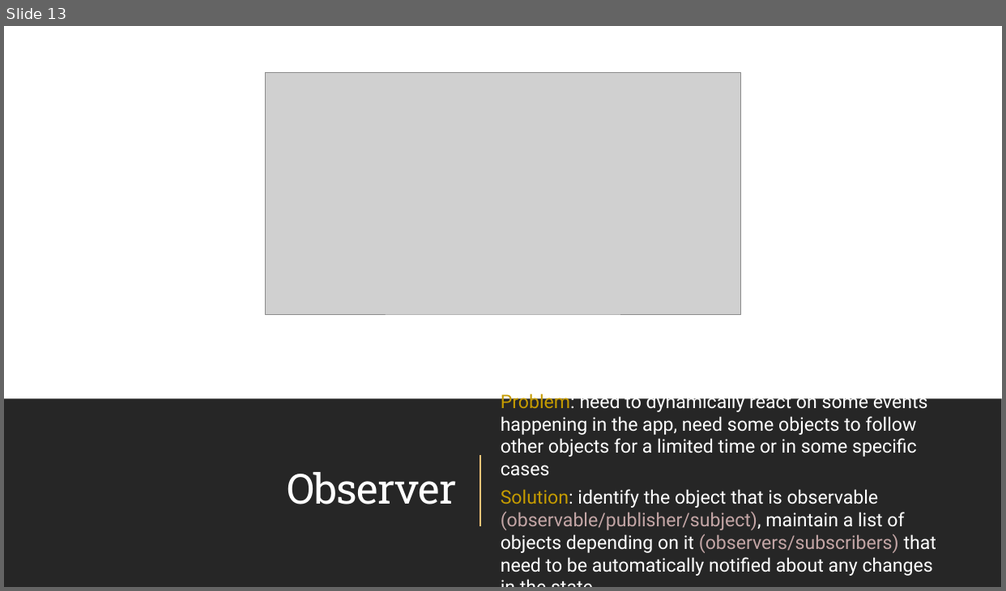
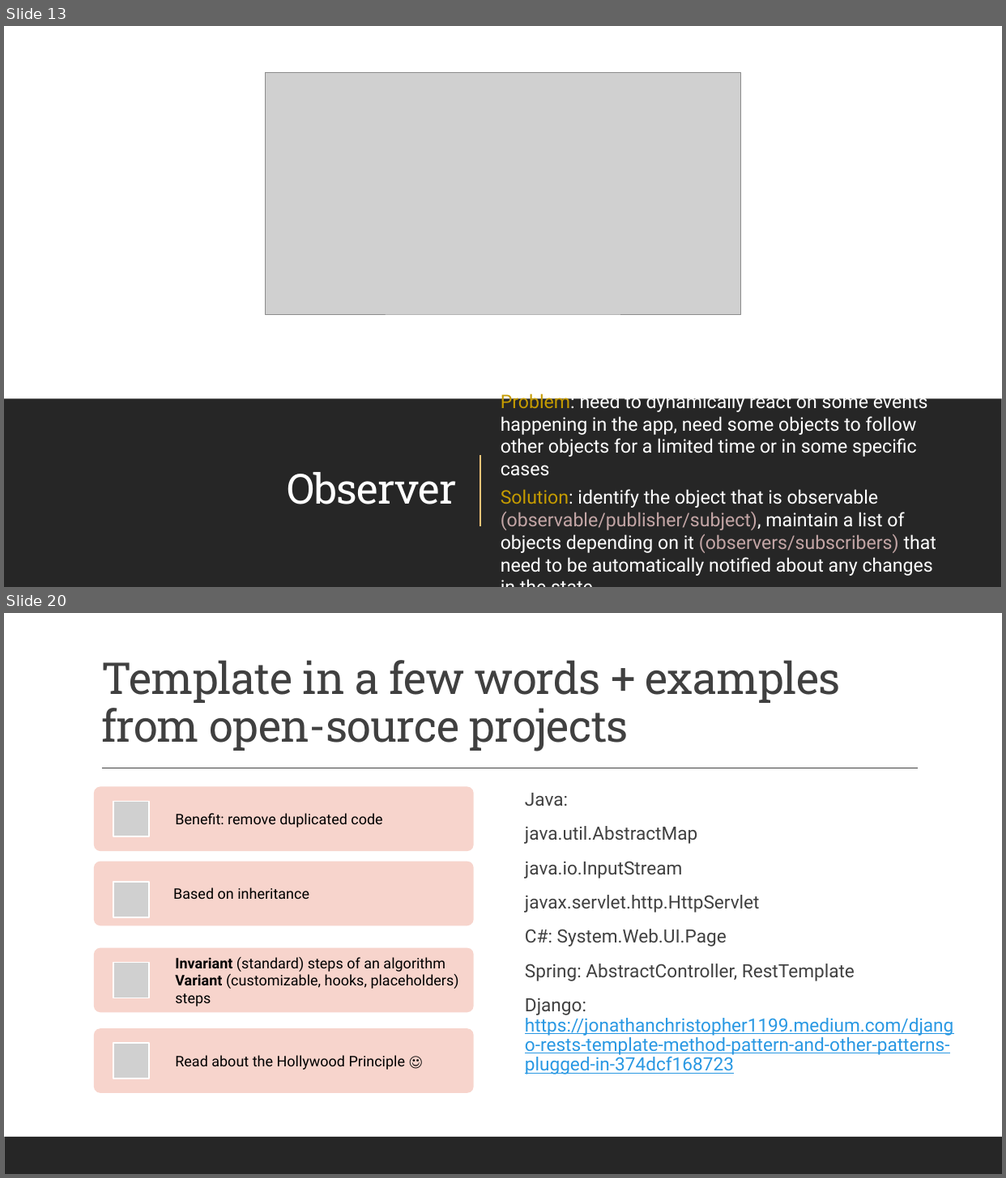
Before and after one commit to amturian/design-patterns, a slide deck: PPT Presentations/DesignPatterns-BehavioralPatterns.pptx. Shown one above the other, each under a label of ours: slide 13 before the commit, slides 13 and 20 after it; the slides between them are not shown. The pictures are 1006x591 and 1006x1178 pixels, drawn with LibreOffice and Linux fonts; fonts in the diff are those of the drawing; grey boxes stand for pictures. Boxes give left, top, right and bottom in pixels: in the first picture for what was removed or moved away, otherwise in the second. Text is boxed around its words. In the diff, an @@ line names an element or a change of style, - is before the commit and + after.

Commit message:
add strategy and template slides

```diff
--- a/PPT Presentations/DesignPatterns-BehavioralPatterns.pptx
+++ b/PPT Presentations/DesignPatterns-BehavioralPatterns.pptx
@@ slide 20 added at (4, 613, 1002, 1174), background #FFFFFF @@
@@ title added at (101, 660, 841, 752), 42.3 pt, text #404040 @@
+Template in a few words + examples from open-source projects
@@ line added from (102, 769) to (918, 769), #404040 1 pt @@
@@ text added at (525, 793, 953, 1075), 17.6 pt, text #404040 @@
+Java:
+java.util.AbstractMap
+java.io.InputStream
+javax.servlet.http.HttpServlet
+C#: System.Web.UI.Page
+Spring: AbstractController, RestTemplate
+Django: https://jonathanchristopher1199.medium.com/django-rests-template-method-pattern-and-other-patterns-plugged-in-374dcf168723
@@ group added at (94, 786, 473, 1093): 4 rounded rectangles, 4 pictures, 4 texts @@
+Benefit: remove duplicated code
+Based on inheritance
+Invariant (standard) steps of an algorithm Variant (customizable, hooks, placeholders) steps
+Read about the Hollywood Principle ☺
@@ rectangle added at (4, 1137, 1002, 1174), fill #262626 @@
```
Also in this commit, not shown: 5 other slides added.
